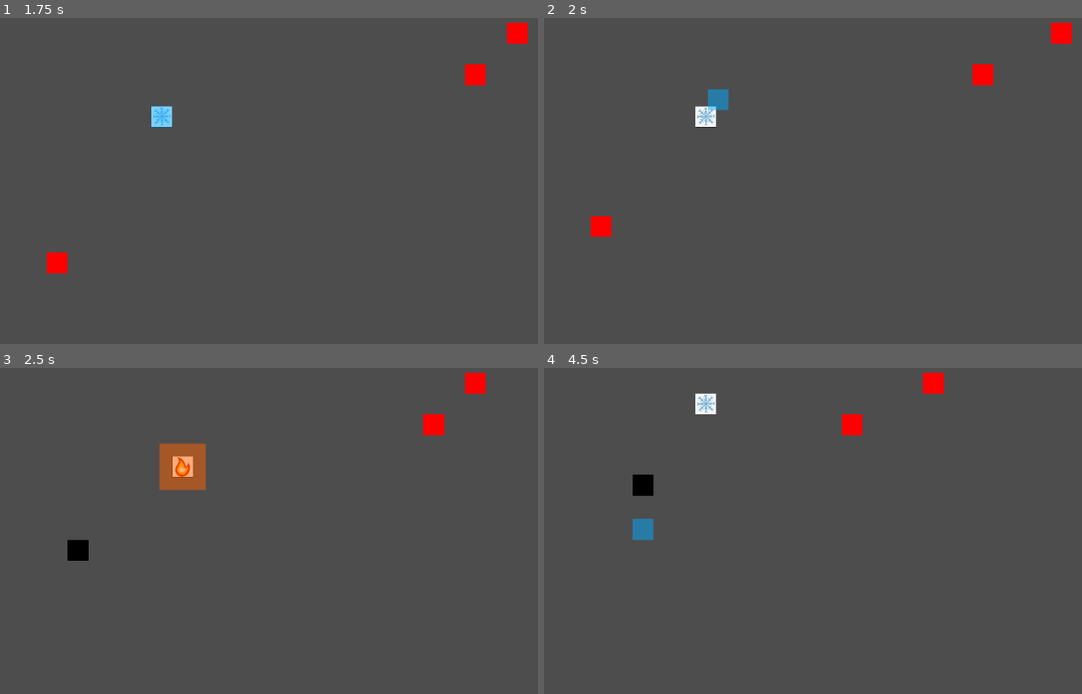
Above: before the commit, frames 1-4 (two rows, left to right).
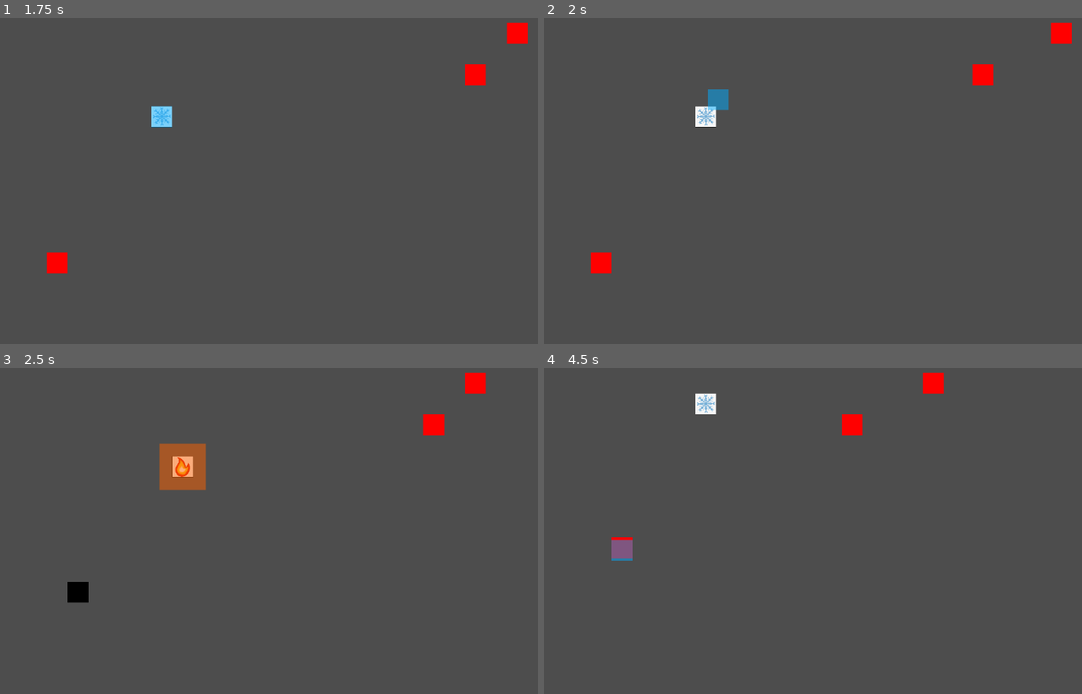
Above: after the commit, the same moments.

Repository: AndreMoukarzel/GMTK-GameJam2022
Game: Godot game, scene res://game_level.tscn
The game is run twice, just before and just after one commit, with the same random seed, the same clock (stepped at 60 frames per second) and the same inputs.
Inputs:
- Up to frame 1 (1.75 s): tap Enter at 0.5 s; hold Right (ui_right) 0.53-1.28 s; hold Down (ui_down) from 1.28 s (still down)
- Up to frame 2 (2 s): keep holding Down (ui_down)
- Up to frame 3 (2.5 s): release Down (ui_down) at 2.03 s; hold Right (ui_right) from 2.03 s (still down)
- Up to frame 4 (4.5 s): release Right (ui_right) at 2.78 s; hold Up (ui_up) 2.78-3.53 s; hold Left (ui_left) from 3.53 s (still down)

Frame 1 is identical in both runs. In frame 2, 0.5% of the frame differs, in the area x 8-13%, y 60-79%; in frame 3, 0.5%; in frame 4, 0.8%, in the area x 12-21%, y 32-60%.

Commit message:
Fixes enemies not being frozen with pathfinding logic

Diff:
--- a/enemies/base_enemy.gd
+++ b/enemies/base_enemy.gd
@@ -4,10 +4,16 @@
 const MOV_DIST: int = 32
 const MOV_TIME: float = 0.3
 
+@onready var game_level = get_parent().get_parent()
+@onready var map_rows = game_level.MAP_SIZE.y
+@onready var map_cols = game_level.MAP_SIZE.x
+var astar = AStar2D.new()
+
 var mov_num: int = 2
 var current_pos: Vector2i = Vector2i.ONE
 var life: int = 3
 var is_frozen: bool = false
+
 
 func spawn(pos: Vector2i) -> void:
 	current_pos = pos
@@ -52,13 +58,6 @@
 	queue_free()
 
 
-@onready var game_level = get_parent().get_parent()
-@onready var astar = AStar2D.new()
-
-@onready var map_rows = game_level.MAP_SIZE.y
-@onready var map_cols = game_level.MAP_SIZE.x
-
-
 func getAvailablePoints(rows, cols, obstacles_positions):
 	var i = 1
 
@@ -86,7 +85,6 @@
 	# Returns a list of points (by id) that connect the enemy to the player
 	var enemy_pos_id  = getIdFromCoordinates(current_pos.y, current_pos.x)
 	var player_pos_id = getIdFromCoordinates(player_pos.y, player_pos.x)
-	print("Enemy pos = {e} -- Player Pos = {p}".format({"e": enemy_pos_id, "p": player_pos_id}))
 	var path = astar.get_point_path(enemy_pos_id, player_pos_id)
 	return(path)
 
@@ -98,7 +96,7 @@
 func getCoordinatesFromId(id: int) -> Vector2i:
 	var row: int = floor(id/map_cols) + 1
 	var col: int = id % map_cols
-	return(Vector2i(row+1, col))
+	return(Vector2i(row + 1, col))
 
 
 func returnPathCoordinates(point_ids: Array):
@@ -109,19 +107,23 @@
 
 
 func act(player_pos: Vector2i):
-	# Implementar: pegar os obstãculos existentes no mapa
-	getAvailablePoints(map_rows, map_cols, [])
-	var path_coordinates = getPathToPlayer(player_pos)
-	var moves_made = min(mov_num, len(path_coordinates)-1)
+	if is_frozen:
+		is_frozen = false
+	else:
+		unfreeze()
+		# Implementar: pegar os obstãculos existentes no mapa
+		getAvailablePoints(map_rows, map_cols, [])
+		var path_coordinates = getPathToPlayer(player_pos)
+		var moves_made = min(mov_num, len(path_coordinates)-1)
 
-	var movements_to_be_made = []
-	var vert_mov = 0
-	var hor_mov  = 0
+		var movements_to_be_made = []
+		var vert_mov = 0
+		var hor_mov  = 0
 
-	for i in range(1, moves_made+1):
-		hor_mov = path_coordinates[i][1] - path_coordinates[i-1][1]
-		vert_mov = path_coordinates[i][0] - path_coordinates[i-1][0]
-		movements_to_be_made.append(Vector2i(hor_mov, vert_mov))
+		for i in range(1, moves_made + 1):
+			hor_mov = path_coordinates[i][1] - path_coordinates[i-1][1]
+			vert_mov = path_coordinates[i][0] - path_coordinates[i-1][0]
+			movements_to_be_made.append(Vector2i(hor_mov, vert_mov))
 
-	for movement in movements_to_be_made:
-		move(movement)
+		for movement in movements_to_be_made:
+			move(movement)
